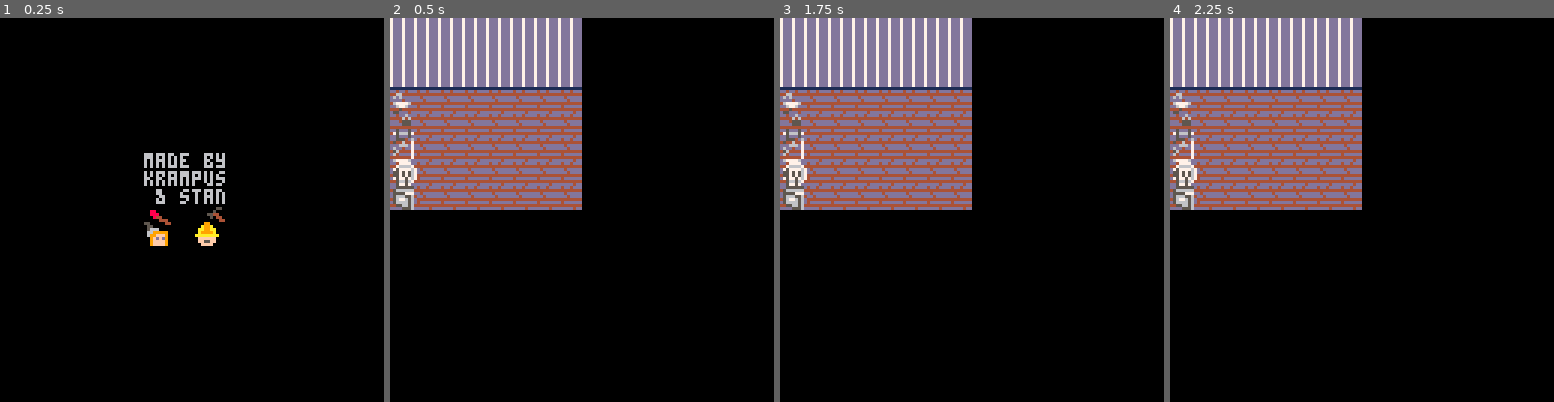
Above: before the commit, frames 1-4 (left to right).
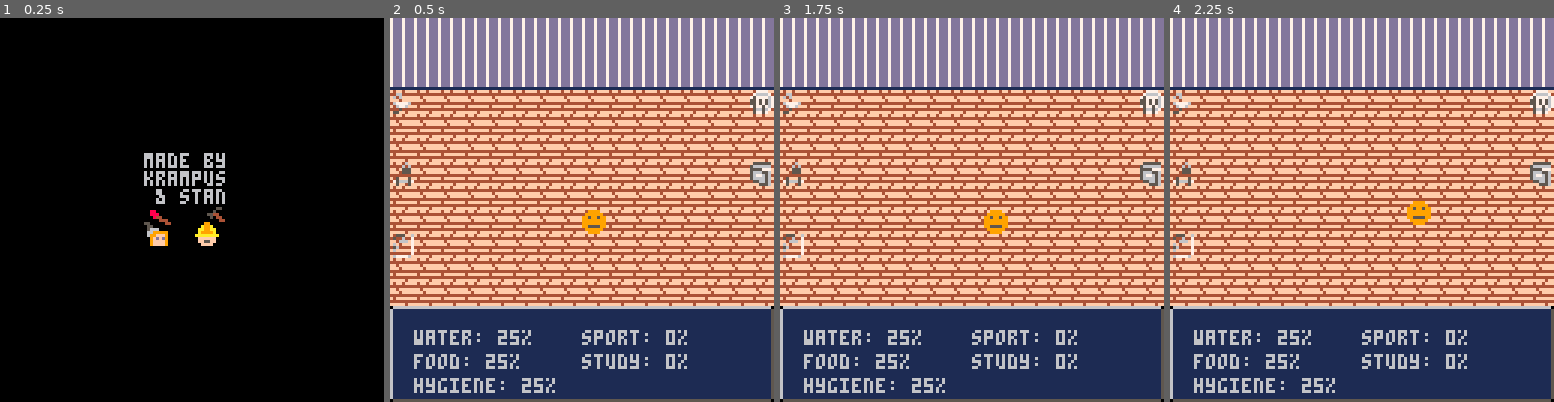
Above: after the commit, the same moments.

Repository: StanTheCarpenter/handle-with-care
Game: PICO-8 cartridge handlewithcare.p8
Same seed, same stepped clock (60 frames per second), same inputs: the game is played once before the commit and once after it.
Inputs:
- Up to frame 1 (0.25 s): no input
- Up to frame 2 (0.5 s): tap X (X key) at 0.33 s
- Up to frame 3 (1.75 s): tap X (X key) at 1.07 s; hold Right from 1.6 s (still down)
- Up to frame 4 (2.25 s): tap X (X key) at 1.85 s; release Right at 2.1 s; hold Up from 2.15 s (still down)

Frame 1 is identical in both runs. In frame 2, 84% of the frame differs, in the area x 0-100%, y 0-100%; in frame 3, 84%; in frame 4, 84%.

Commit message:
Update handlewithcare.p8
basic gameplay

Diff:
--- a/handlewithcare.p8
+++ b/handlewithcare.p8
@@ -76,19 +76,54 @@
 game = {}
 
 function game.init()
-
+	player.init()
 end
 
 function game.update()
-
+	local gx = player.x
+	local gy = player.y
+	if btn(⬅️) then
+		gx = player.x - 1
+	elseif btn(➡️) then
+		gx = player.x + 1
+	elseif btn(⬆️) then
+		gy = player.y - 1
+	elseif btn(⬇️) then
+		gy = player.y + 1
+	end
+
+	local item_prsd = false
+	for k,v in pairs(items) do
+		local l, a = len(v.x,v.y,gx,gy)
+		if l < 8 then
+			if v.mode == 1 then
+				v.act()
+				v.mode = 2
+			end
+			item_prsd = true
+		end
+	end
+
+	if not item_prsd and
+	gx > 1 and gx < 120 and
+	gy > 3*8 and gy < 128-5*8 then
+		player.x = gx
+		player.y = gy
+	end
 end
 
 function game.draw()
 	cls()
 	map(0,0)
+	spr(player.img,player.x,player.y)
 	for k,v in pairs(items) do
-		spr(v.img,v.x,v.y)
-	end
+		spr(v.img[v.mode],v.x,v.y)
+	end
+	print("water: " .. player.water .. "%",8,128-8*3)
+	print("food: " .. player.food .. "%",8,128-8*2)
+	print("hygiene: " .. player.hygiene .. "%",8,128-8)
+	print("sport: " .. player.sport .. "%",64,128-8*3)
+	print("study: " .. player.study .. "%",64,128-8*2)
 end
 -->8
 --items
@@ -96,95 +131,128 @@
 items = {}
 
 items[1] = {
-	img = 17,
+	img = {17,33},
 	x = 1,
 	y = 3*8,
-	act = function() water+=1 end
+	mode = 1,
+	act = function() player.water = 100 end
 	}
 items[2] = {
-	img = 18,
-	x = 1,
-	y = 4*8,
-	act = function() sport+=1 end
-	}
-items[3] = {
-	img = 20,
-	x = 1,
-	y = 5*8,
-	act = function() hygiene+=1 end
-	}
-items[4] = {
-	img = 21,
+	img = {18,34},
 	x = 1,
 	y = 6*8,
-	act = function() food+=1 end
+	mode = 1,
+	act = function() player.sport = 100 end
+	}
+items[3] = {
+	img = {20,36},
+	x = 1,
+	y = 9*8,
+	mode = 1,
+	act = function() player.hygiene = 100 end
+	}
+items[4] = {
+	img = {21,37},
+	x = 120,
+	y = 3*8,
+	mode = 1,
+	act = function() player.food = 100 end
 	}
 items[5] = {
-	img = 22,
-	x = 1,
-	y = 7*8,
-	act = function() study+=1 end
+	img = {22,38},
+	x = 120,
+	y = 6*8,
+	mode = 1,
+	act = function() player.study = 100 end
 	}
 -->8
 --player
 player = {}
-player.water = 0
-…(46 lines of a section not shown)…
+function player.init()
+	player.x = 8*8
+	player.y = 8*8
+	player.img = 12
+	player.water = 25
+	player.food = 25
+	player.hygiene = 25
+	player.sport = 0
+	player.study = 0
+end
+
+-->8
+--util
+function len(ax,ay,bx,by)
+	local dx = ax-bx
+	local dy = ay-by
+	return sqrt(dx*dx+dy*dy),atan2(dy,dx)
+end
+…(46 lines of a section not shown)…
+__gff__
+0000010000000000000101000000000000000000000000000000000000000000000000000000000000000000000000000000000000000000000000000000000000000000000000000000000000000000000000000000000000000000000000000000000000000000000000000000000000000000000000000000000000000000
+0000000000000000000000000000000000000000000000000000000000000000000000000000000000000000000000000000000000000000000000000000000000000000000000000000000000000000000000000000000000000000000000000000000000000000000000000000000000000000000000000000000000000000
 __map__
-0a0a0a0a0a0a0a0a000000000000000000000000000000000000000000000000000000000000000000000000000000000000000000000000000000000000000000000000000000000000000000000000000000000000000000000000000000000000000000000000000000000000000000000000000000000000000000000000
-0a0a0a0a0a0a0a0a000000000000000013003033373b00000000000000000000000000000000000000000000000000000000000000000000000000000000000000000000000000000000000000000000000000000000000000000000000000000000000000000000000000000000000000000000000000000000000000000000
-0909090909090909000000000000000000003134383c00000000000000000000000000000000000000000000000000000000000000000000000000000000000000000000000000000000000000000000000000000000000000000000000000000000000000000000000000000000000000000000000000000000000000000000
-0808080808080808000000000000000017003235390000000000000000000000000000000000000000000000000000000000000000000000000000000000000000000000000000000000000000000000000000000000000000000000000000000000000000000000000000000000000000000000000000000000000000000000
-08080808080808080000000000000000230000363a0000000000000000000000000000000000000000000000000000000000000000000000000000000000000000000000000000000000000000000000000000000000000000000000000000000000000000000000000000000000000000000000000000000000000000000000
-0808080808080808000000000000000000000000000000000000000000000000000000000000000000000000000000000000000000000000000000000000000000000000000000000000000000000000000000000000000000000000000000000000000000000000000000000000000000000000000000000000000000000000
-0808080808080808000000000000000027000000000000000000000000000000000000000000000000000000000000000000000000000000000000000000000000000000000000000000000000000000000000000000000000000000000000000000000000000000000000000000000000000000000000000000000000000000
-0808080808080808000000000000000000000000000000000000000000000000000000000000000000000000000000000000000000000000000000000000000000000000000000000000000000000000000000000000000000000000000000000000000000000000000000000000000000000000000000000000000000000000
-…(4 lines of a section not shown)…
+0a0a0a0a0a0a0a0a0a0a0a0a0a0a0a0a00000000000000000000000000000000000000000000000000000000000000000000000000000000000000000000000000000000000000000000000000000000000000000000000000000000000000000000000000000000000000000000000000000000000000000000000000000000
+0a0a0a0a0a0a0a0a0a0a0a0a0a0a0a0a13003033373b00000000000000000000000000000000000000000000000000000000000000000000000000000000000000000000000000000000000000000000000000000000000000000000000000000000000000000000000000000000000000000000000000000000000000000000
+0909090909090909090909090909090900003134383c00000000000000000000000000000000000000000000000000000000000000000000000000000000000000000000000000000000000000000000000000000000000000000000000000000000000000000000000000000000000000000000000000000000000000000000
+0808080808080808080808080808080817003235390000000000000000000000000000000000000000000000000000000000000000000000000000000000000000000000000000000000000000000000000000000000000000000000000000000000000000000000000000000000000000000000000000000000000000000000
+08080808080808080808080808080808230000363a0000000000000000000000000000000000000000000000000000000000000000000000000000000000000000000000000000000000000000000000000000000000000000000000000000000000000000000000000000000000000000000000000000000000000000000000
+0808080808080808080808080808080800000000000000000000000000000000000000000000000000000000000000000000000000000000000000000000000000000000000000000000000000000000000000000000000000000000000000000000000000000000000000000000000000000000000000000000000000000000
+0808080808080808080808080808080827000000000000000000000000000000000000000000000000000000000000000000000000000000000000000000000000000000000000000000000000000000000000000000000000000000000000000000000000000000000000000000000000000000000000000000000000000000
+0808080808080808080808080808080800000000000000000000000000000000000000000000000000000000000000000000000000000000000000000000000000000000000000000000000000000000000000000000000000000000000000000000000000000000000000000000000000000000000000000000000000000000
+0808080808080808080808080808080800000000000000000000000000000000000000000000000000000000000000000000000000000000000000000000000000000000000000000000000000000000000000000000000000000000000000000000000000000000000000000000000000000000000000000000000000000000
+0808080808080808080808080808080800000000000000000000000000000000000000000000000000000000000000000000000000000000000000000000000000000000000000000000000000000000000000000000000000000000000000000000000000000000000000000000000000000000000000000000000000000000
+0808080808080808080808080808080800000000000000000000000000000000000000000000000000000000000000000000000000000000000000000000000000000000000000000000000000000000000000000000000000000000000000000000000000000000000000000000000000000000000000000000000000000000
+0808080808080808080808080808080800000000000000000000000000000000000000000000000000000000000000000000000000000000000000000000000000000000000000000000000000000000000000000000000000000000000000000000000000000000000000000000000000000000000000000000000000000000
+0d0e0e0e0e0e0e0e0e0e0e0e0e0e0e0f00000000000000000000000000000000000000000000000000000000000000000000000000000000000000000000000000000000000000000000000000000000000000000000000000000000000000000000000000000000000000000000000000000000000000000000000000000000
+1d1e1e1e1e1e1e1e1e1e1e1e1e1e1e1f00000000000000000000000000000000000000000000000000000000000000000000000000000000000000000000000000000000000000000000000000000000000000000000000000000000000000000000000000000000000000000000000000000000000000000000000000000000
+1d1e1e1e1e1e1e1e1e1e1e1e1e1e1e1f00000000000000000000000000000000000000000000000000000000000000000000000000000000000000000000000000000000000000000000000000000000000000000000000000000000000000000000000000000000000000000000000000000000000000000000000000000000
+2d2e2e2e2e2e2e2e2e2e2e2e2e2e2e2f00000000000000000000000000000000000000000000000000000000000000000000000000000000000000000000000000000000000000000000000000000000000000000000000000000000000000000000000000000000000000000000000000000000000000000000000000000000
+…(4 lines of a section not shown)…
Not shown, changed: 24 lines of the sprite sheet (__gfx__) section of handlewithcare.p8
